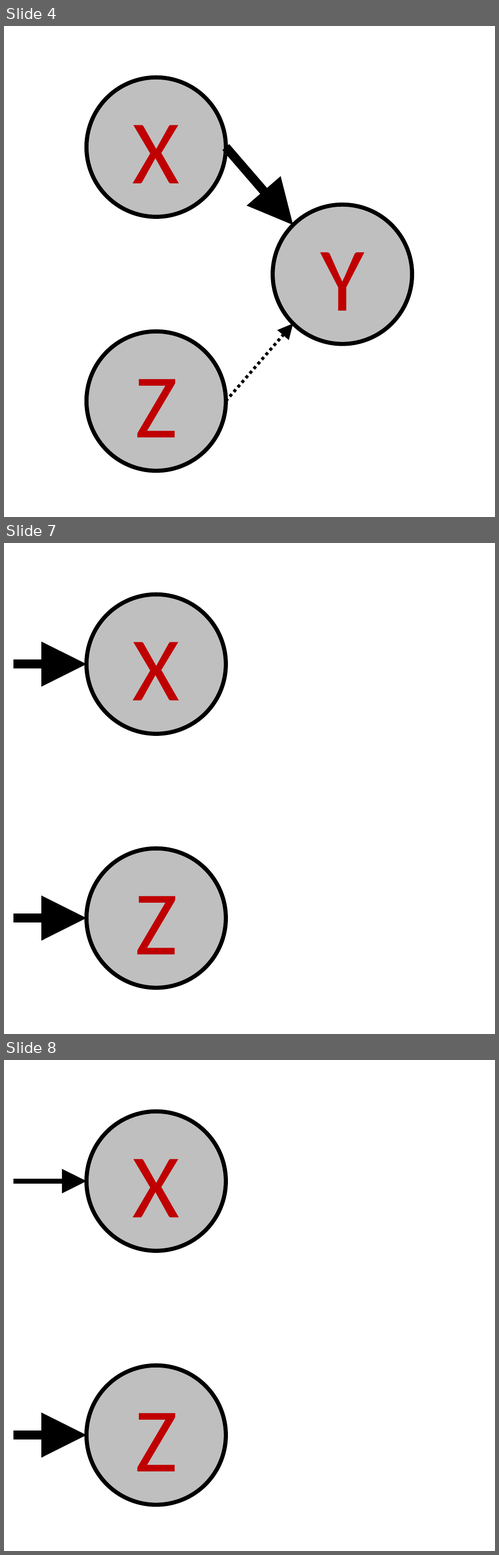
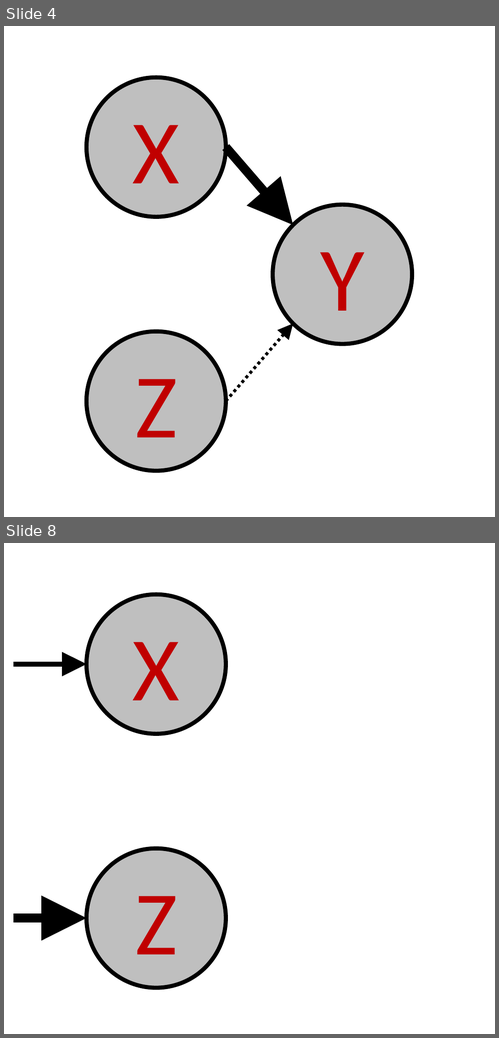
Before and after one commit to ishita-dg/causal_markov, a slide deck: Experiments/draw_instructions.pptx. Shown one above the other, each under a label of ours: slides 4, 7 and 8 before the commit, slides 4 and 8 after it; the slides between them are not shown. The pictures are 499x1555 and 499x1038 pixels, drawn with LibreOffice and Linux fonts; fonts in the diff are those of the drawing. Boxes give left, top, right and bottom in pixels: in the first picture for what was removed or moved away, otherwise in the second. Text is boxed around its words. In the diff, an @@ line names an element or a change of style, - is before the commit and + after.

```diff
--- a/Experiments/draw_instructions.pptx
+++ b/Experiments/draw_instructions.pptx
@@ slide 7 removed at (x1=4, y1=543, x2=495, y2=1034), background #FFFFFF @@
@@ ellipse removed at (x1=86, y1=594, x2=226, y2=734) @@
-X
@@ arrow removed from (14, 664) to (86, 664) @@
@@ ellipse removed at (x1=86, y1=849, x2=226, y2=988) @@
-Z
@@ arrow removed from (14, 918) to (86, 918) @@
```
Also in this commit, not shown: 7 slides added, 3 other slides removed, 12 other files.
